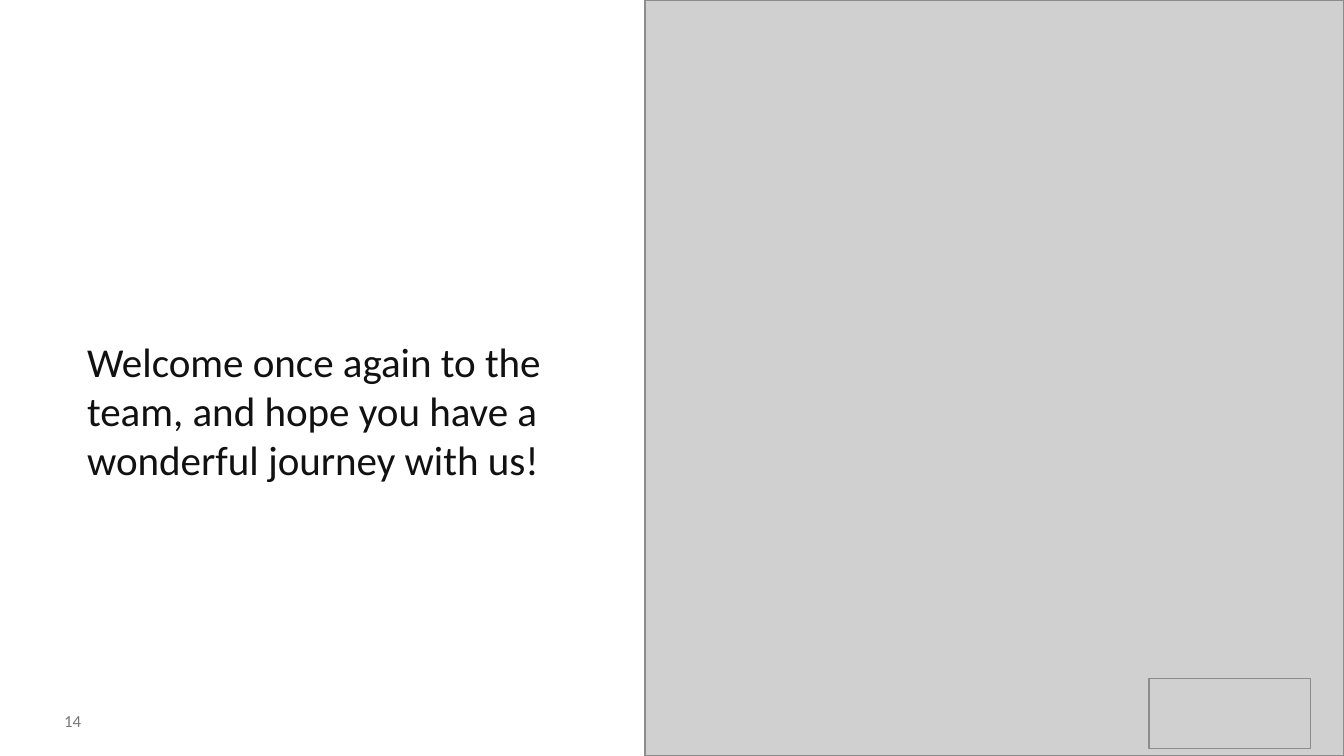
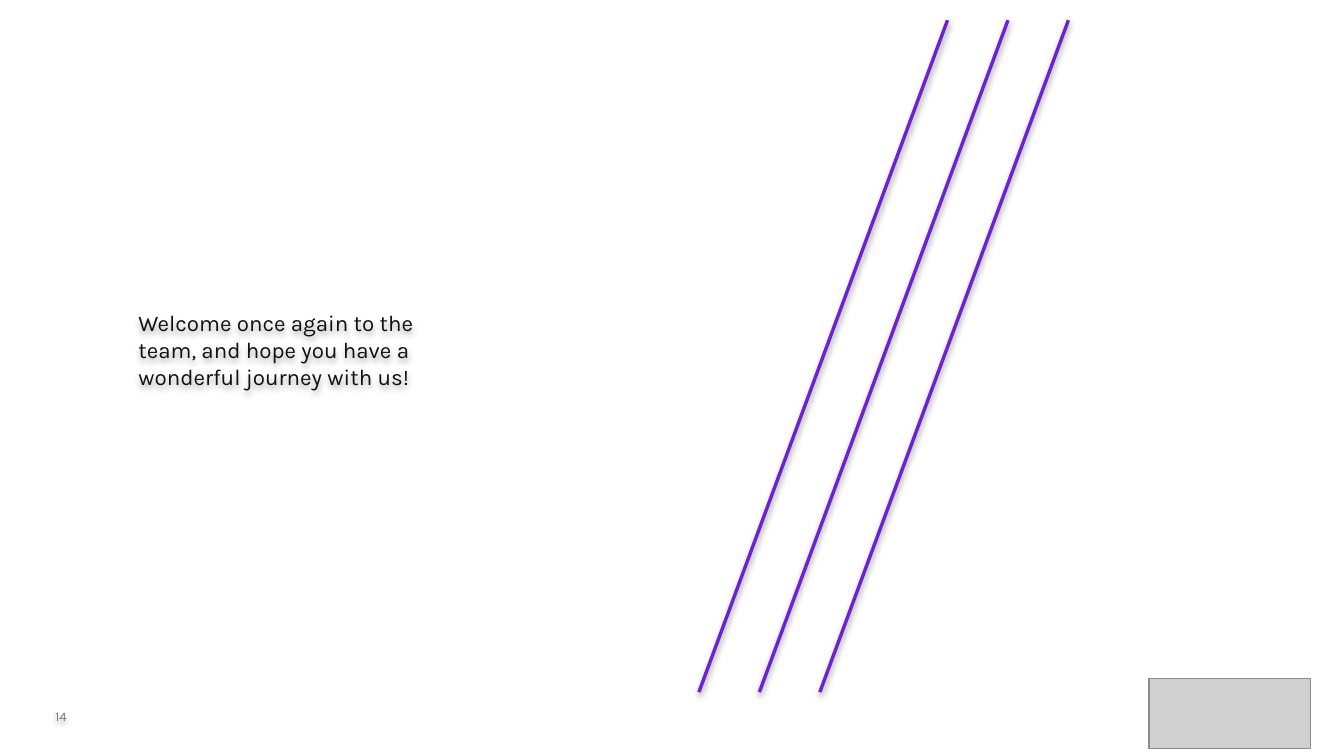
Before and after one commit to Sagar-konkanagaon/ETL__ASSIGNMENT, a slide deck: slide 14 of CHVAC_QA_Onboarding_Updated (1).pptx. Drawn at 1344x756 pixels with LibreOffice and Linux fonts; fonts in the diff are those of the drawing; grey boxes stand for pictures. Boxes give left, top, right and bottom in pixels: in the first picture for what was removed or moved away, otherwise in the second. Text is boxed around its words. In the diff, an @@ line names an element or a change of style, - is before the commit and + after.

```diff
--- a/CHVAC_QA_Onboarding_Updated (1).pptx
+++ b/CHVAC_QA_Onboarding_Updated (1).pptx
@@ picture removed at <box>645,0,1344,755</box> @@
@@ line added from (699, 692) to (948, 20), #6B21D4 1.8 pt @@
@@ line added from (759, 692) to (1008, 20), #6B21D4 1.8 pt @@
@@ line added from (820, 692) to (1068, 20), #6B21D4 1.8 pt @@
@@ text at <box>138,315,413,391</box>: text changed; size 22 to 12 pt; font Calibri to Karla @@
-Welcome once again to the team, and hope you have a wonderful journey with us!
+Welcome once again to the
+team, and hope you have a
+wonderful journey with us!
@@ text "14" at <box>55,713,67,721</box>: size 9 to 7 pt, font Calibri to Karla @@
```
Also in this commit, not shown: 13 other slides changed.
